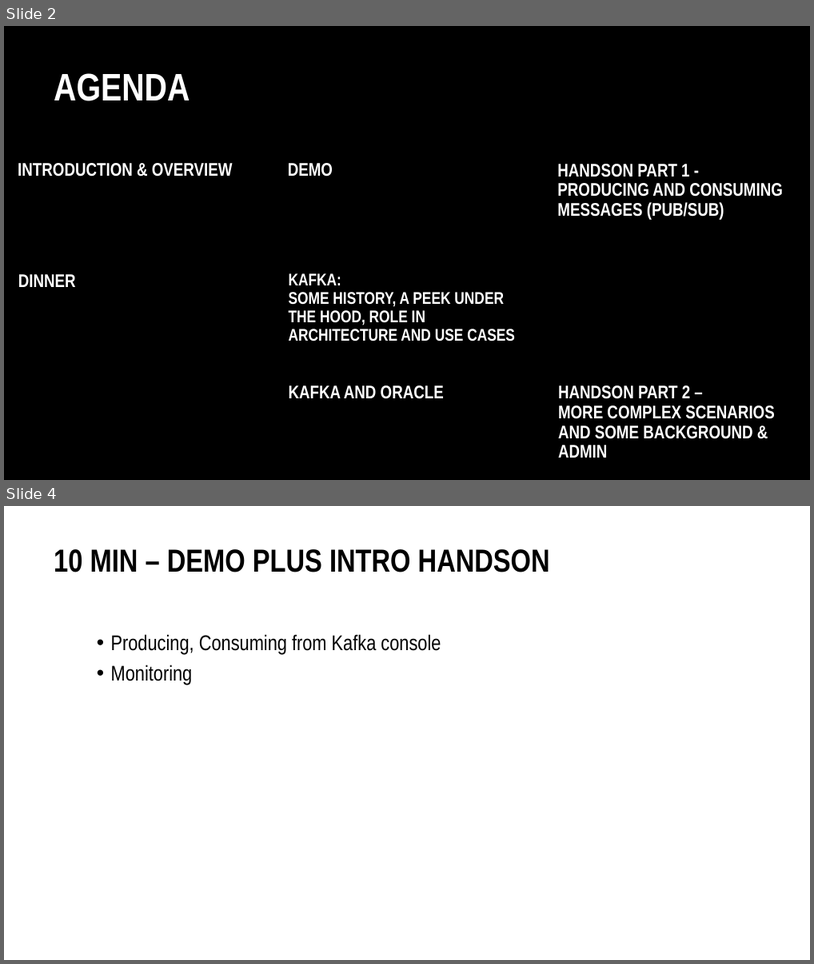
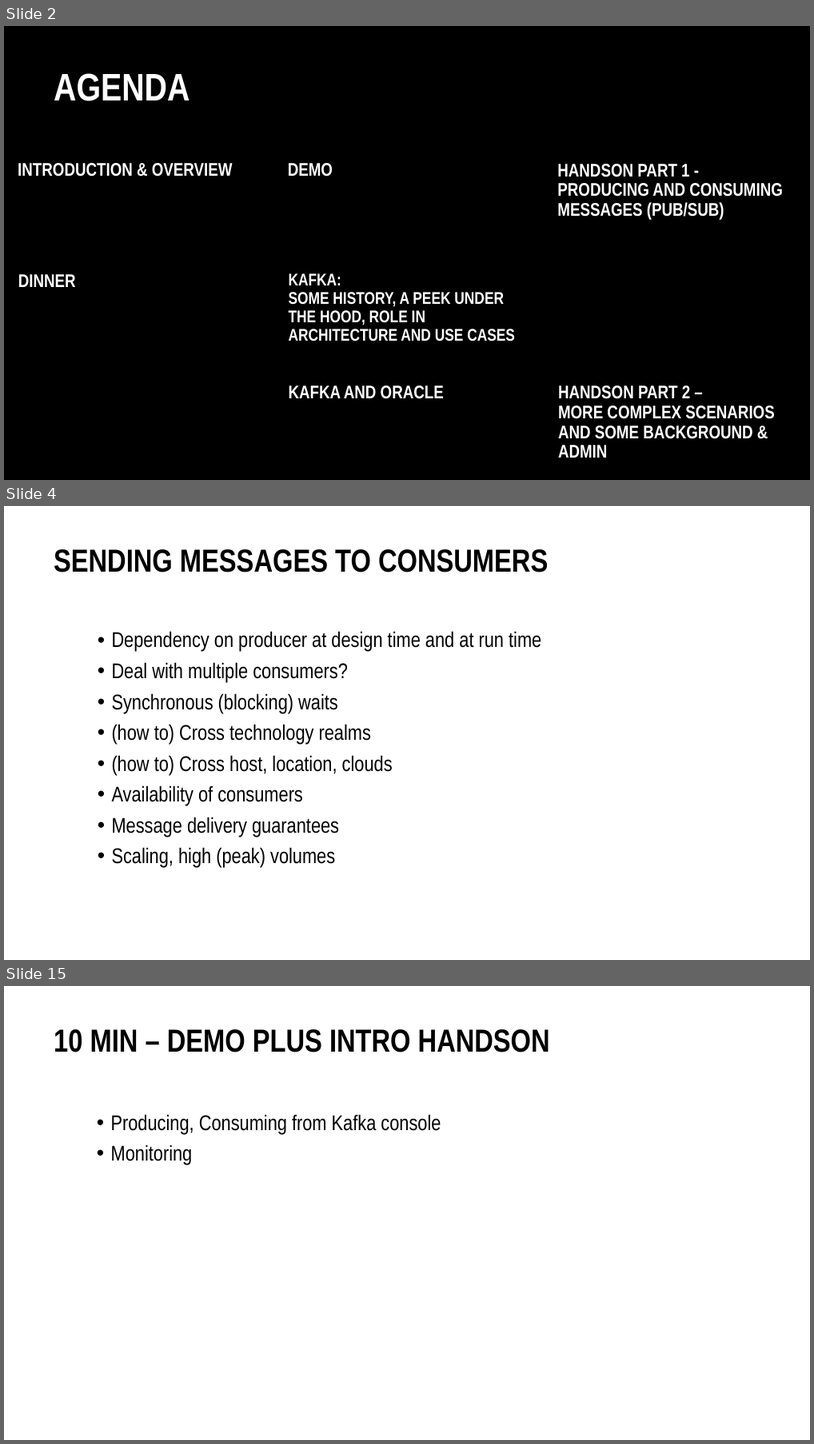
Before and after one commit to MaartenSmeets/kafka-workshop, a slide deck: Kafka_SIG_09feb2017.pptx. Shown one above the other, each under a label of ours: slides 2 and 4 before the commit, slides 2, 4 and 15 after it; the slides between them are not shown. The pictures are 814x964 and 814x1444 pixels, drawn with LibreOffice and Linux fonts; fonts in the diff are those of the drawing; background and template pictures are left out. Boxes give left, top, right and bottom in pixels: in the first picture for what was removed or moved away, otherwise in the second. Text is boxed around its words. In the diff, an @@ line names an element or a change of style, - is before the commit and + after.

```diff
--- a/Kafka_SIG_09feb2017.pptx
+++ b/Kafka_SIG_09feb2017.pptx
@@ slide 4 added at box(4, 506, 810, 960), background #FFFFFF @@
@@ title added at box(54, 549, 548, 572), 54 pt, text #000000, bold @@
+SENDING MESSAGES TO CONSUMERS
@@ text added at box(112, 631, 542, 867), 36 pt, text #000000 @@
+• Dependency on producer at design time and at run time
+• Deal with multiple consumers?
+• Synchronous (blocking) waits
+• (how to) Cross technology realms
+• (how to) Cross host, location, clouds
+• Availability of consumers
+• Message delivery guarantees
+• Scaling, high (peak) volumes
@@ what was slide 4 is now slide 15 @@
```
Also in this commit, not shown: 1 slide changed, 19 other slides added, 1 slide removed.
